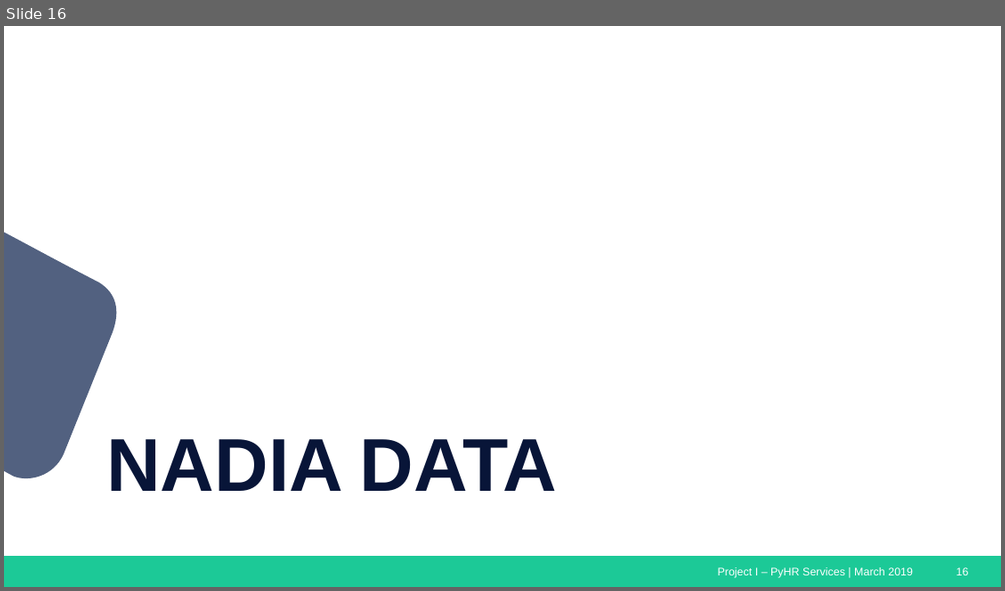
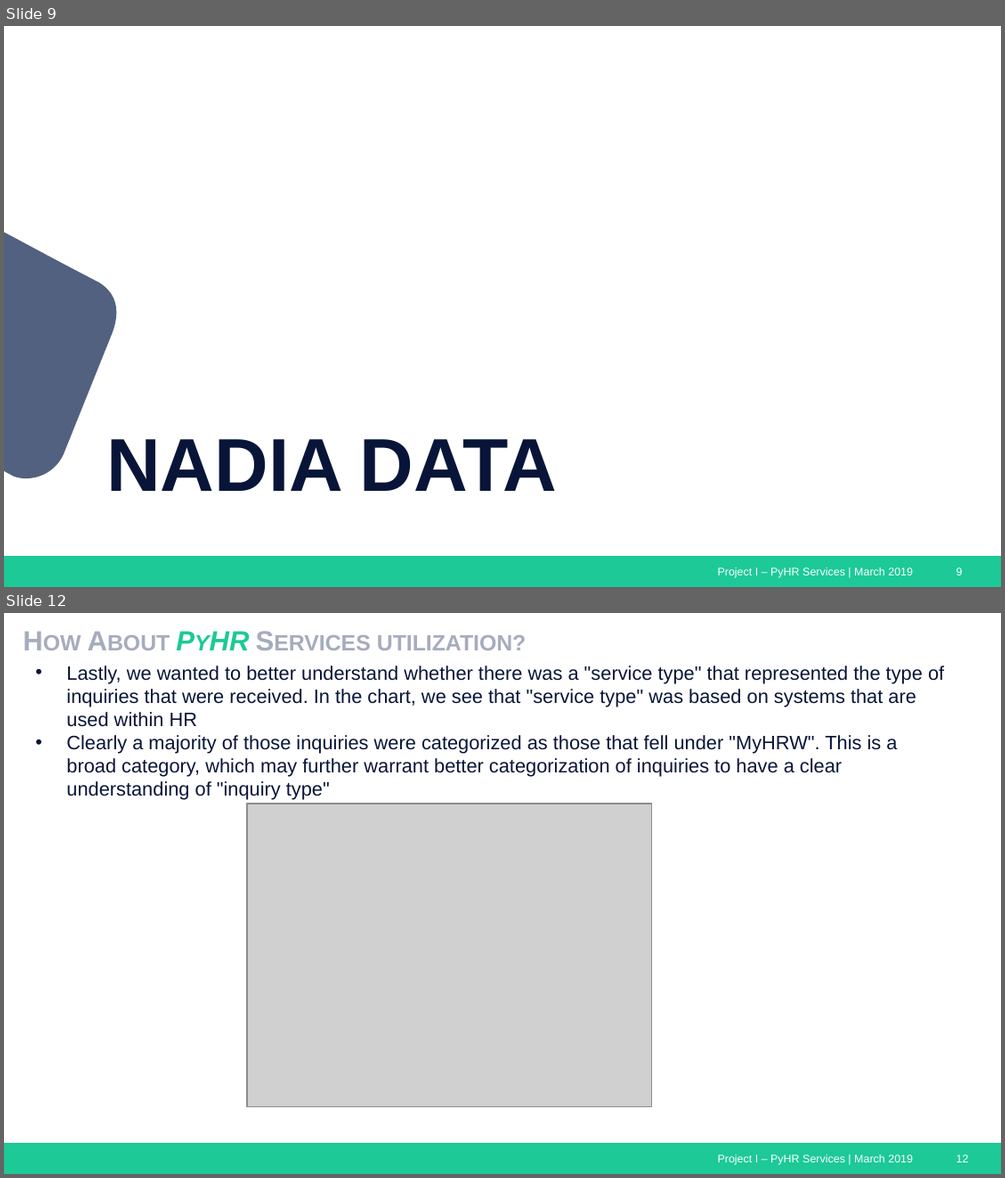
Before and after one commit to jvbonini/Project-I, a slide deck: Presentation/HRServices_Presentation_Master.pptx. Shown one above the other, each under a label of ours: slide 16 before the commit, slides 9 and 12 after it; the slides between them are not shown. The pictures are 1005x591 and 1005x1178 pixels, drawn with LibreOffice and Linux fonts; fonts in the diff are those of the drawing; grey boxes stand for pictures. Boxes give left, top, right and bottom in pixels: in the first picture for what was removed or moved away, otherwise in the second. Text is boxed around its words. In the diff, an @@ line names an element or a change of style, - is before the commit and + after.

```diff
--- a/Presentation/HRServices_Presentation_Master.pptx
+++ b/Presentation/HRServices_Presentation_Master.pptx
@@ slide 12 added at (4, 613, 1001, 1174), background #FFFFFF; not listed: 3 template elements that a slide beside it also shows @@
@@ title added at (377, 635, 526, 650), 20 pt, text #A5ACBD, bold, small capitals @@
+How About PyHR Services utilization?
@@ text added at (66, 666, 944, 777), 14 pt, text #081538 @@
+• Lastly, we wanted to better understand whether there was a "service type" that represented the type of inquiries that were received. In the chart, we see that "service type" was based on systems that are used within HR
+• Clearly a majority of those inquiries were categorized as those that fell under "MyHRW". This is a broad category, which may further warrant better categorization of inquiries to have a clear understanding of "inquiry type"
@@ picture added at (247, 803, 652, 1106) @@
@@ what was slide 16 is now slide 9 @@
@@ page number at (956, 567, 963, 575): text changed @@
-16
+9
```
Also in this commit, not shown: 1 slide changed, 2 other slides added, 3 slides removed, 6 other files.
